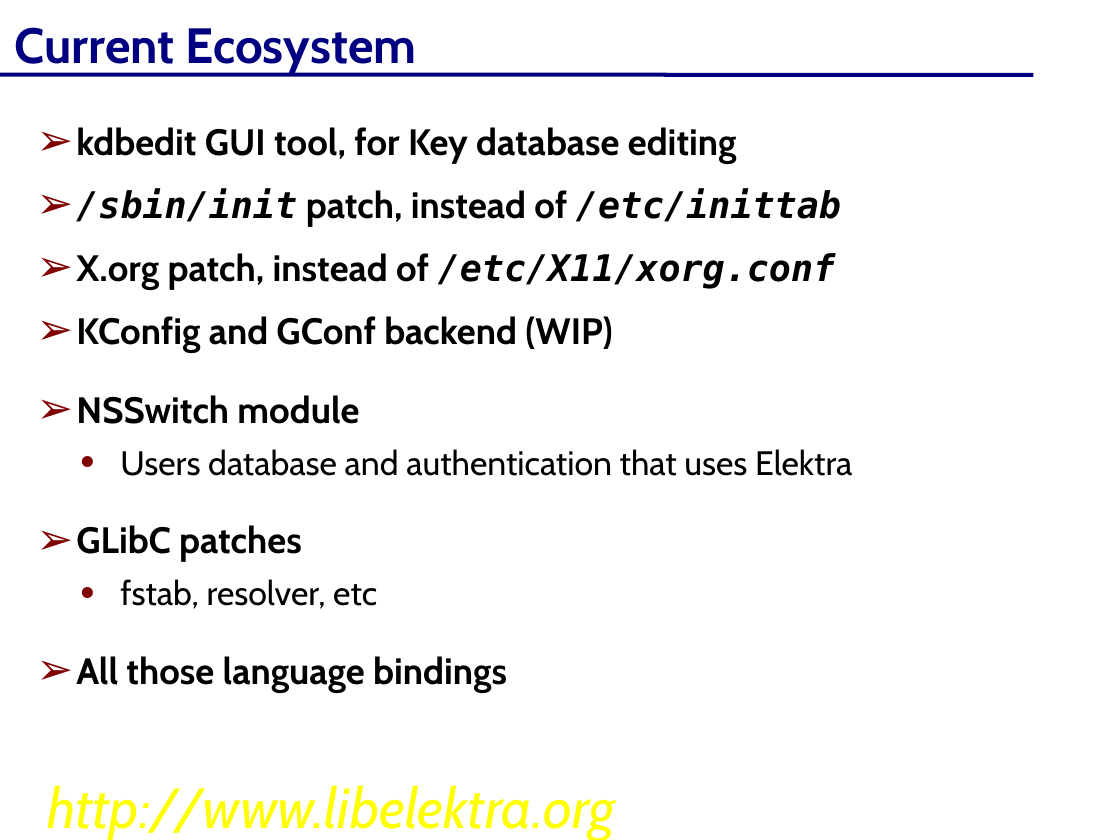
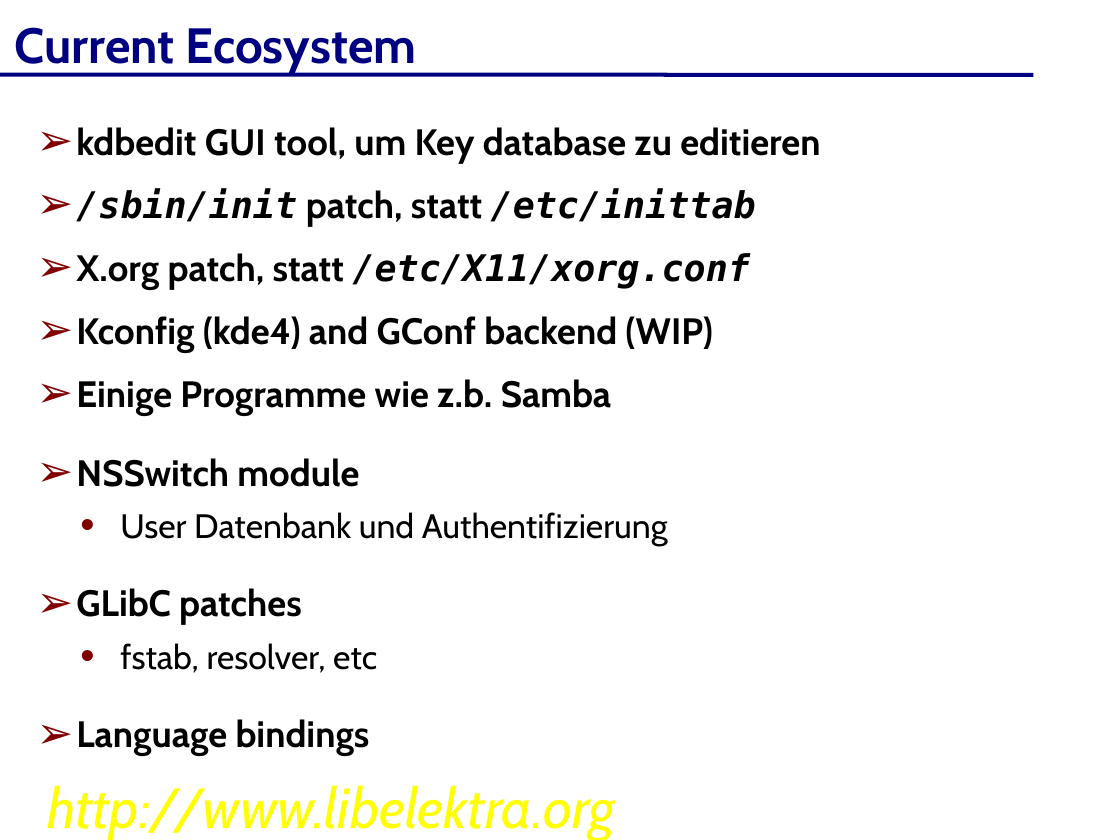
Before and after one commit to ElektraInitiative/libelektra, a slide deck: slide 36 of doc/elektra-de.odp. Drawn at 1120x840 pixels with LibreOffice and Linux fonts; fonts in the diff are those of the drawing; background and template pictures are left out. Boxes give left, top, right and bottom in pixels: in the first picture for what was removed or moved away, otherwise in the second. Text is boxed around its words. In the diff, an @@ line names an element or a change of style, - is before the commit and + after.

```diff
--- a/doc/elektra-de.odp
+++ b/doc/elektra-de.odp
@@ text at [76, 127, 820, 416]: text changed @@
-➢ kdbedit GUI tool, for Key database editing
-➢ /sbin/init patch, instead of /etc/inittab
-➢ X.org patch, instead of /etc/X11/xorg.conf
-➢ KConfig and GConf backend (WIP)
+➢ kdbedit GUI tool, um Key database zu editieren
+➢ /sbin/init patch, statt /etc/inittab
+➢ X.org patch, statt /etc/X11/xorg.conf
+➢ Kconfig (kde4) and GConf backend (WIP)
+➢ Einige Programme wie z.b. Samba
@@ text at [120, 512, 668, 546]: text changed @@
-  • Users database and authentication that uses Elektra
+  • User Datenbank und Authentifizierung
@@ text at [76, 719, 370, 756]: text changed @@
-➢ All those language bindings
+➢ Language bindings
```
Also in this commit, not shown: 25 other slides changed, 12 slides added, 11 slides removed.
